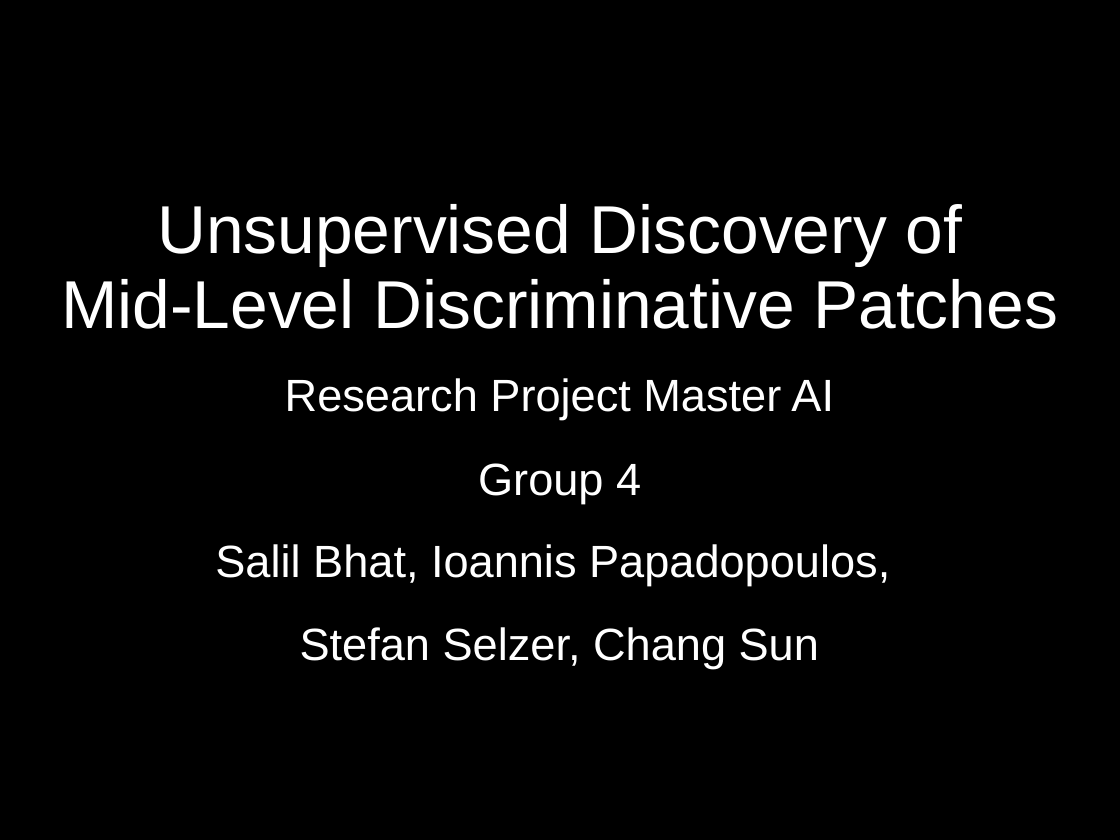
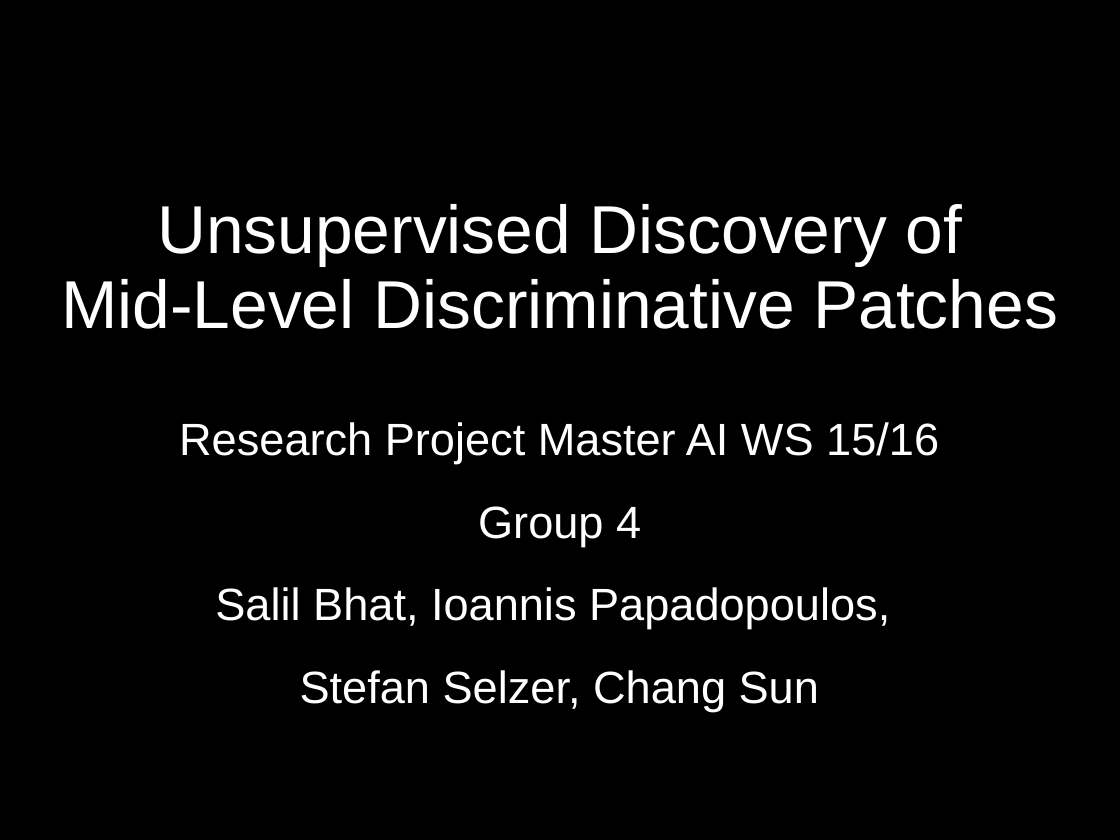
Before and after one commit to GiannisPapadopoulos/DiscriminativePatches, a slide deck: slide 1 of presentations/period1/MAI_Project1_Group4.ppt. Drawn at 1120x840 pixels with LibreOffice and Linux fonts; fonts in the diff are those of the drawing. Boxes give left, top, right and bottom in pixels: in the first picture for what was removed or moved away, otherwise in the second. Text is boxed around its words. In the diff, an @@ line names an element or a change of style, - is before the commit and + after.

```diff
--- a/presentations/period1/MAI_Project1_Group4.ppt
+++ b/presentations/period1/MAI_Project1_Group4.ppt
@@ subtitle at [179,422,939,464]: text changed @@
-Research Project Master AI
+Research Project Master AI WS 15/16
```
Also in this commit, not shown: 3 other slides changed, 1 slide added, 1 other file.
